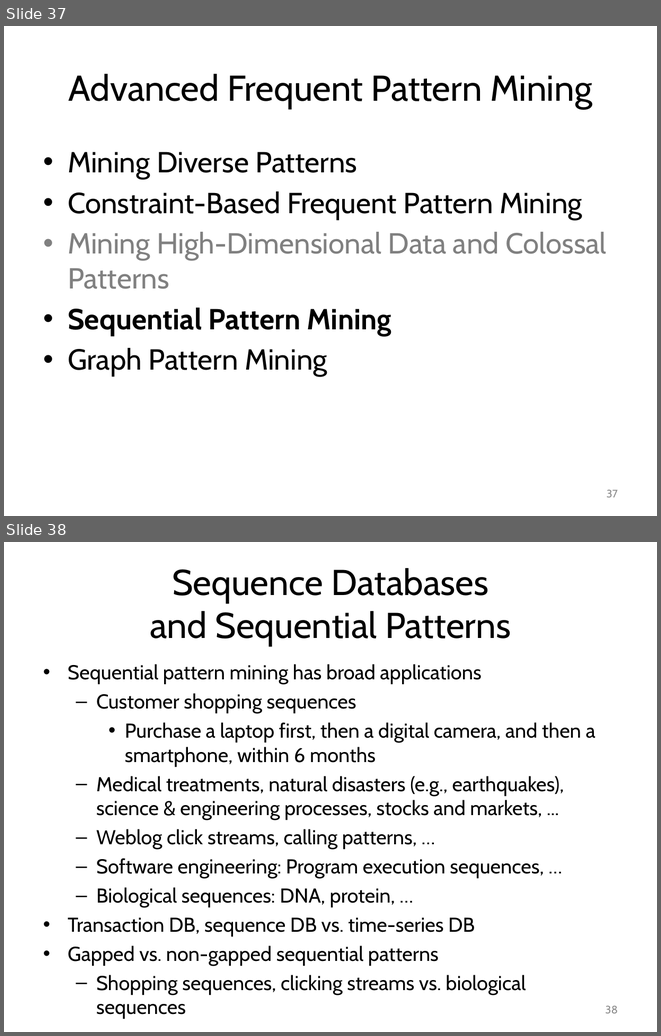
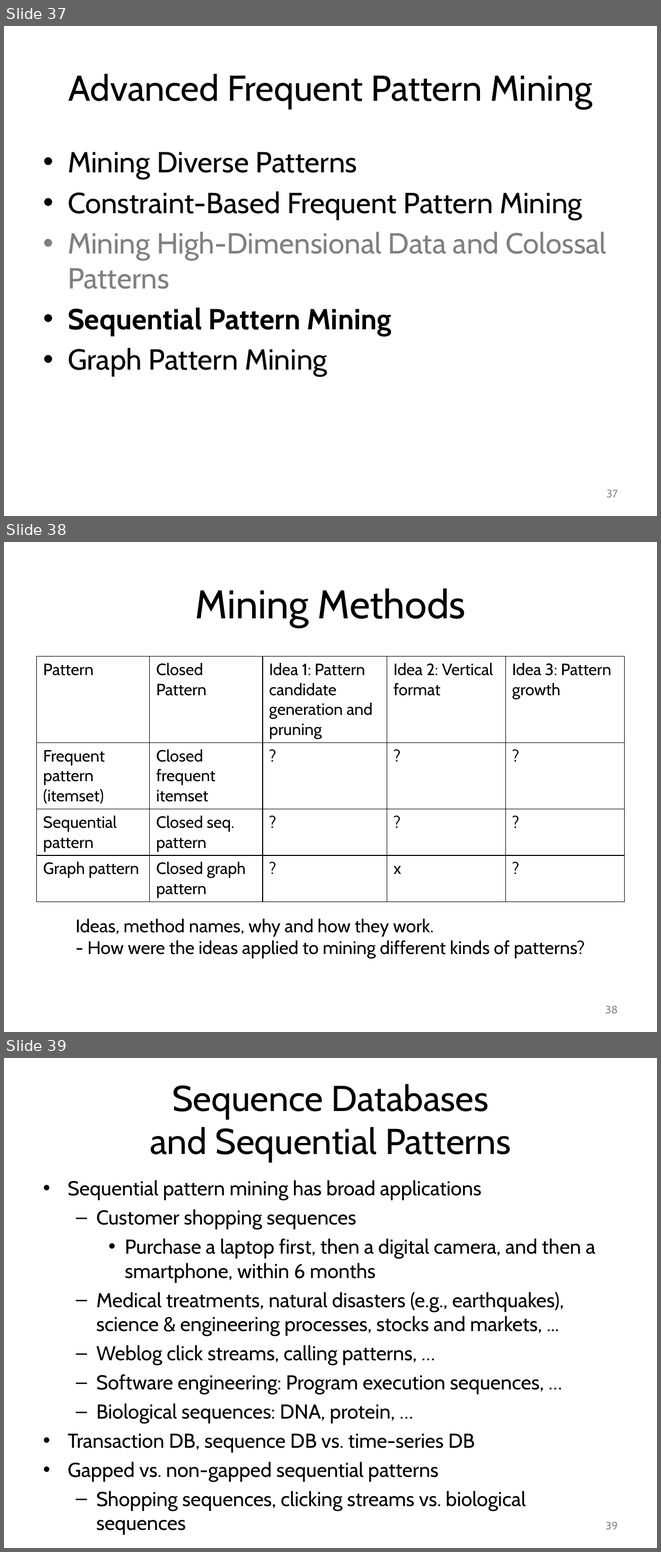
Before and after one commit to mjiang89/mjiang89.github.io, a slide deck: teaching/CS412Summer17-Chapter7.pptx. Shown one above the other, each under a label of ours: slides 37 and 38 before the commit, slides 37, 38 and 39 after it. The pictures are 661x1036 and 661x1552 pixels, drawn with LibreOffice and Linux fonts; fonts in the diff are those of the drawing. Boxes give left, top, right and bottom in pixels: in the first picture for what was removed or moved away, otherwise in the second. Text is boxed around its words. In the diff, an @@ line names an element or a change of style, - is before the commit and + after.

```diff
--- a/teaching/CS412Summer17-Chapter7.pptx
+++ b/teaching/CS412Summer17-Chapter7.pptx
@@ slide 38 added at bbox=[4, 542, 657, 1032], background #FFFFFF @@
@@ title added at bbox=[195, 588, 466, 626], 44 pt, text #000000 @@
+Mining Methods
@@ table added at bbox=[37, 656, 624, 900], 4 rows, 5 columns @@
+Pattern | Closed Pattern | Idea 1: Pattern candidate generation and pruning | Idea 2: Vertical format | Idea 3: Pattern growth
+Frequent pattern (itemset) | Closed frequent itemset | ? | ? | ?
+Sequential pattern | Closed seq. pattern | ? | ? | ?
+Graph pattern | Closed graph pattern | ? | x | ?
@@ text added at bbox=[76, 918, 585, 958], 20 pt, text #000000 @@
+Ideas, method names, why and how they work.
+- How were the ideas applied to mining different kinds of patterns?
@@ page number added at bbox=[605, 1005, 618, 1013], 12 pt, text #8C8C8C @@
+38
@@ what was slide 38 is now slide 39 @@
@@ page number at bbox=[606, 1521, 618, 1529]: text changed @@
-38
+39
```
Also in this commit, not shown: 3 slides changed, 1 other slide added, 2 other files.
